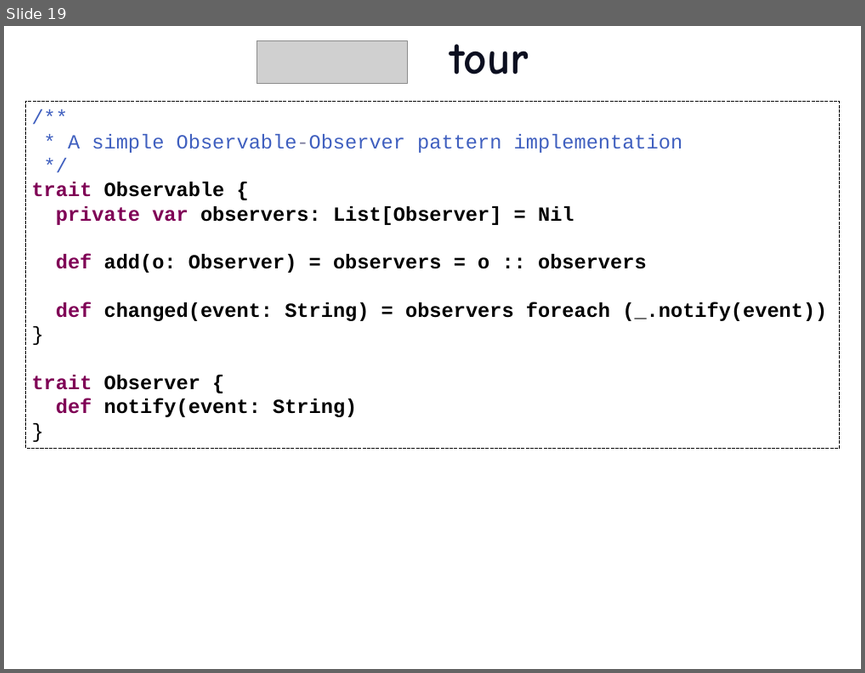
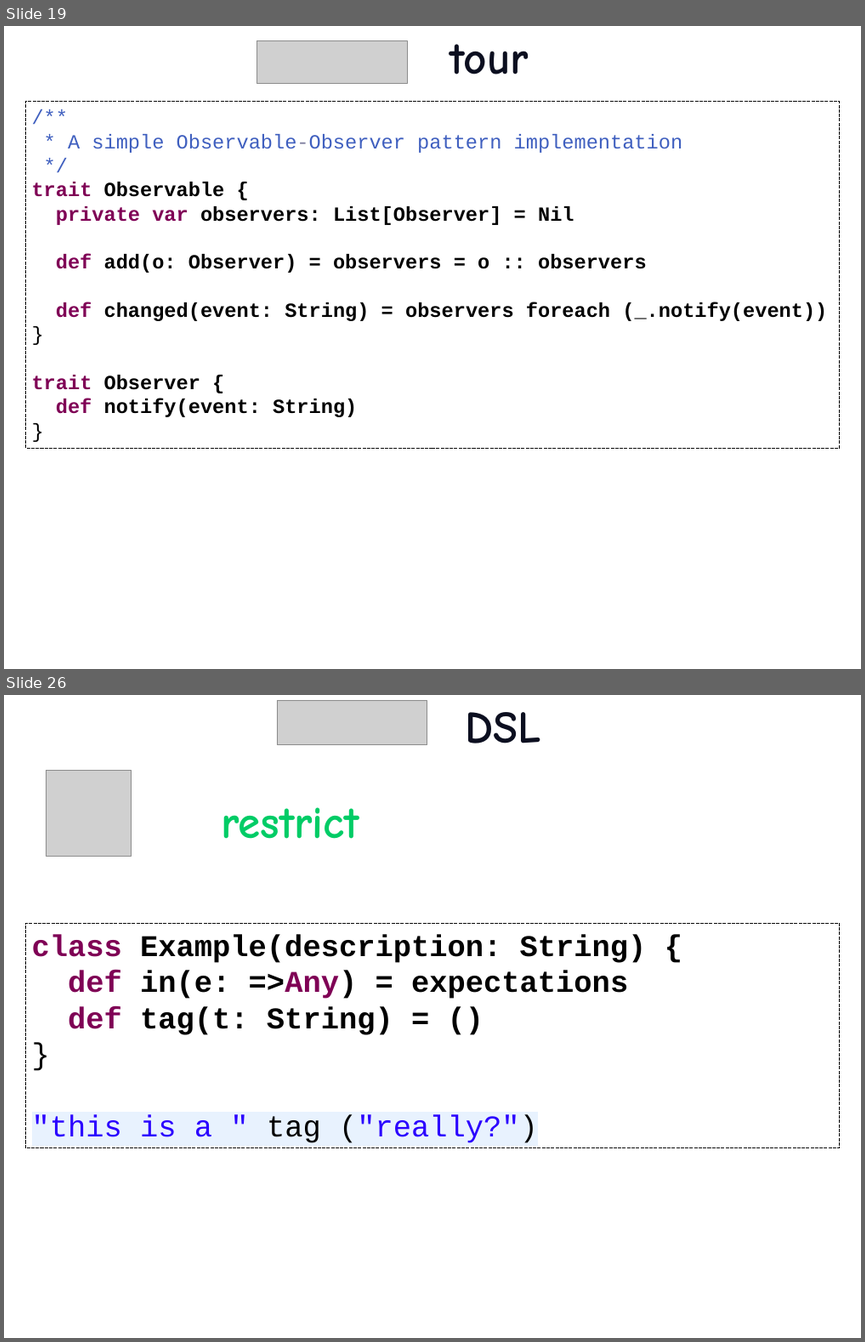
Before and after one commit to etorreborre/oscon-2010, a slide deck: src/main/resources/oscon_2010_specs.pptx. Shown one above the other, each under a label of ours: slide 19 before the commit, slides 19 and 26 after it; the slides between them are not shown. The pictures are 865x673 and 865x1342 pixels, drawn with LibreOffice and Linux fonts; fonts in the diff are those of the drawing; grey boxes stand for pictures; background and template pictures are left out. Boxes give left, top, right and bottom in pixels: in the first picture for what was removed or moved away, otherwise in the second. Text is boxed around its words. In the diff, an @@ line names an element or a change of style, - is before the commit and + after.

```diff
--- a/src/main/resources/oscon_2010_specs.pptx
+++ b/src/main/resources/oscon_2010_specs.pptx
@@ slide 26 added at (x1=4, y1=695, x2=861, y2=1338), background picture (left out) @@
@@ picture added at (x1=277, y1=700, x2=427, y2=744) @@
@@ title added at (x1=466, y1=712, x2=541, y2=743), 54 pt, text #0C0F20, bold @@
+DSL
@@ picture added at (x1=46, y1=771, x2=132, y2=856) @@
@@ text added at (x1=221, y1=807, x2=359, y2=839), 54 pt, text #00CC66, bold @@
+restrict
@@ rectangle added at (x1=26, y1=923, x2=839, y2=1148), fill #FFFFFF, outline #000000 0.75 pt dashed, 36 pt, text #000000, bold @@
+class Example(description: String) {
+def in(e: =>Any) = expectations
+def tag(t: String) = ()
+}
+"this is a " tag ("really?")
```
Also in this commit, not shown: 1 slide changed, 8 other slides added, 4 other files.
